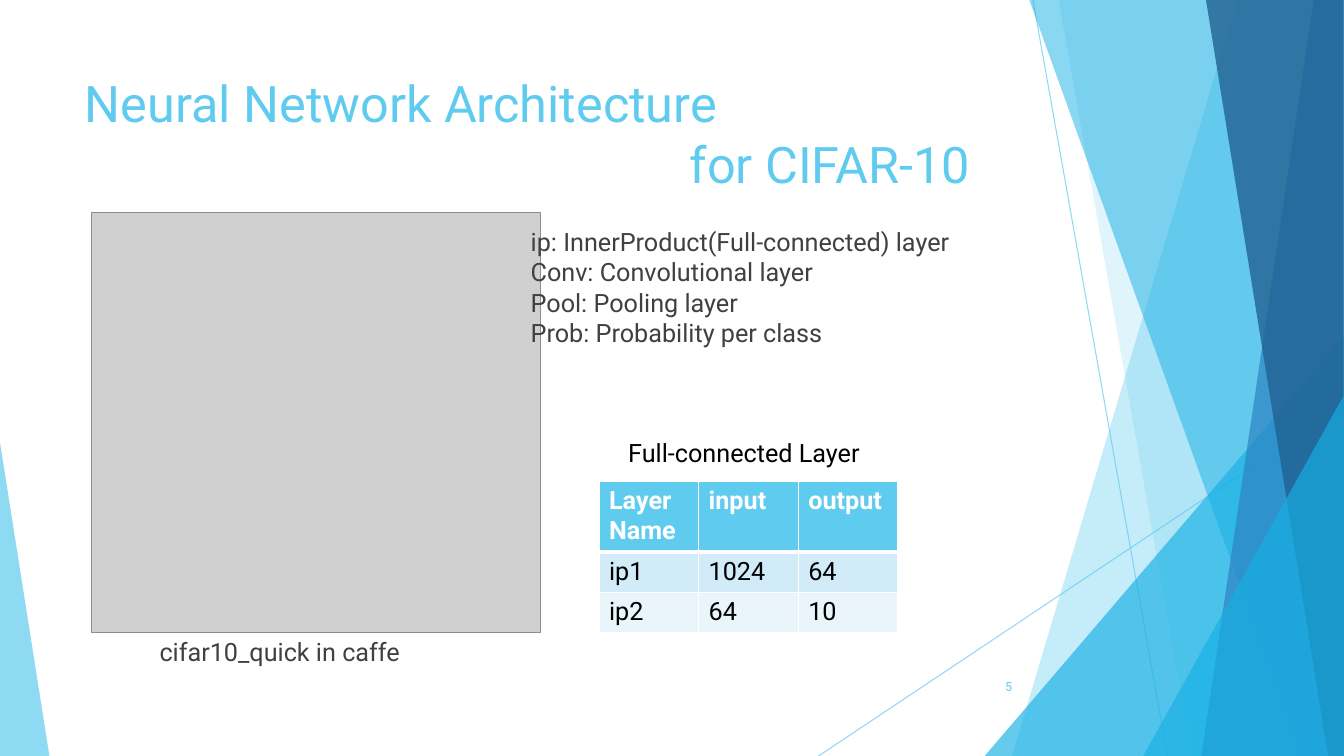
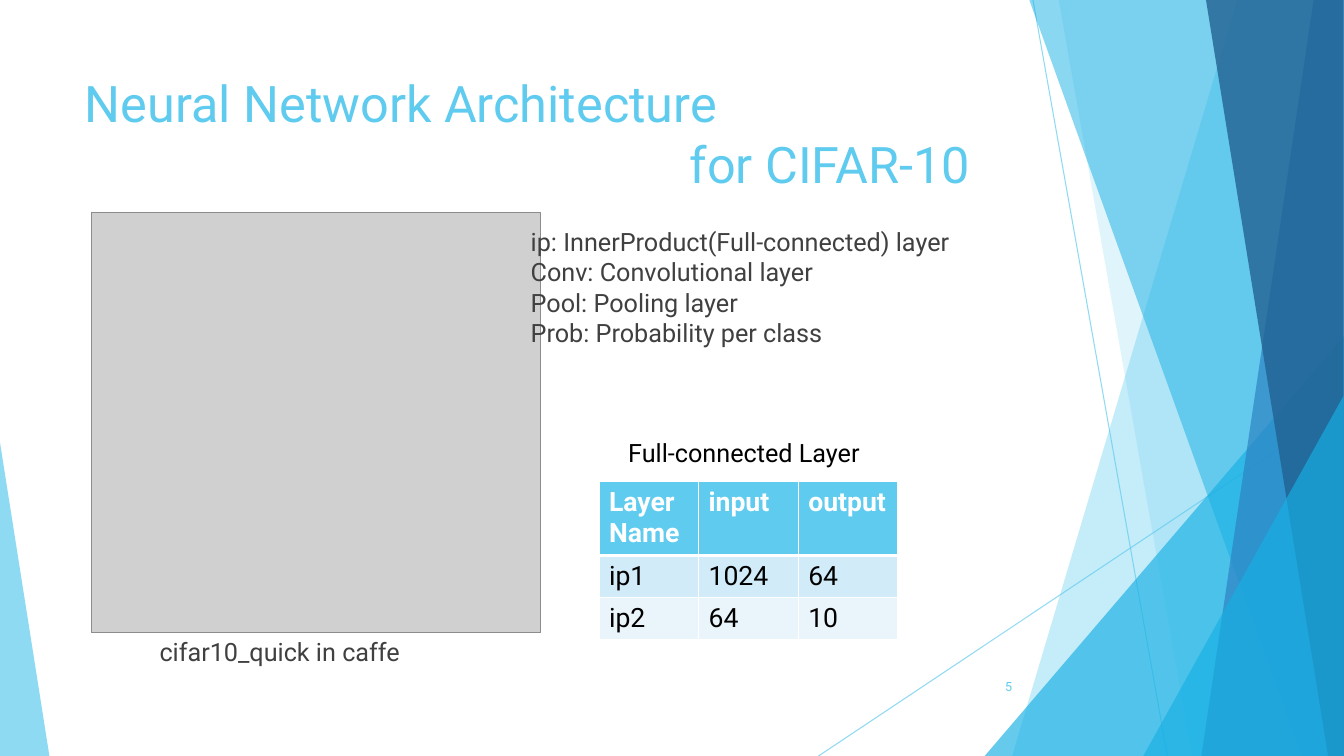
Before and after one commit to wkcn/CaffeSVD, a slide deck: slide 5 of slide.pptx. Drawn at 1344x756 pixels with LibreOffice and Linux fonts; fonts in the diff are those of the drawing; grey boxes stand for pictures. Boxes give left, top, right and bottom in pixels: in the first picture for what was removed or moved away, otherwise in the second. Text is boxed around its words. In the diff, an @@ line names an element or a change of style, - is before the commit and + after.

```diff
--- a/slide.pptx
+++ b/slide.pptx
@@ table at box(599, 482, 898, 640) @@
@@ size 18 to 19 pt @@
```
Also in this commit, not shown: 11 other slides changed, 17 other files.
